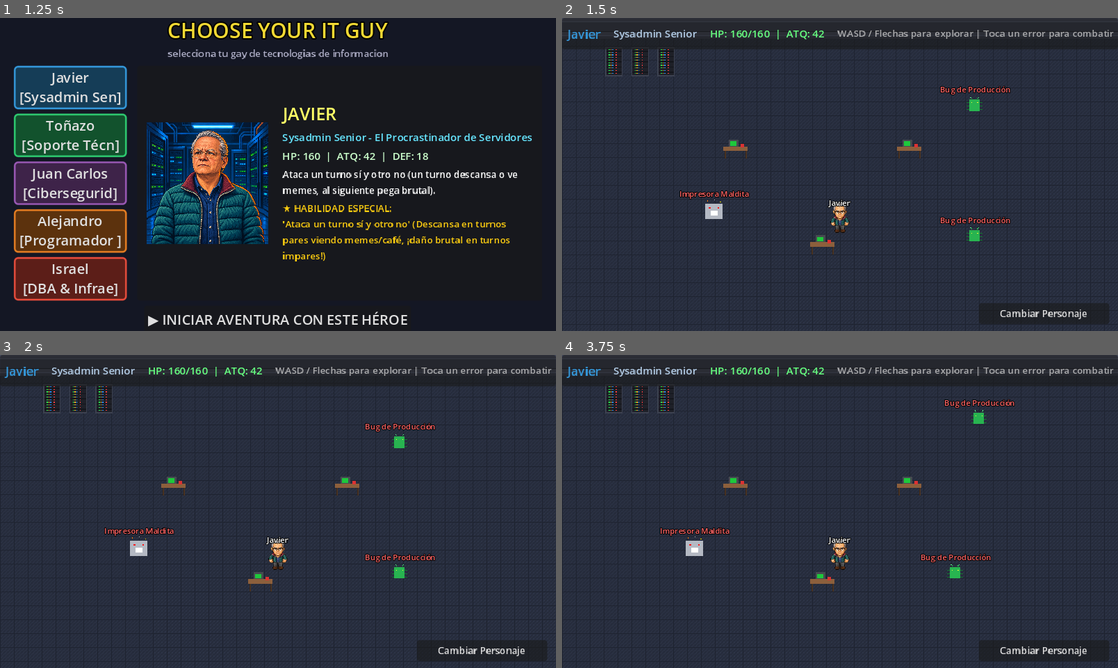
Above: before the commit, frames 1-4 (two rows, left to right).
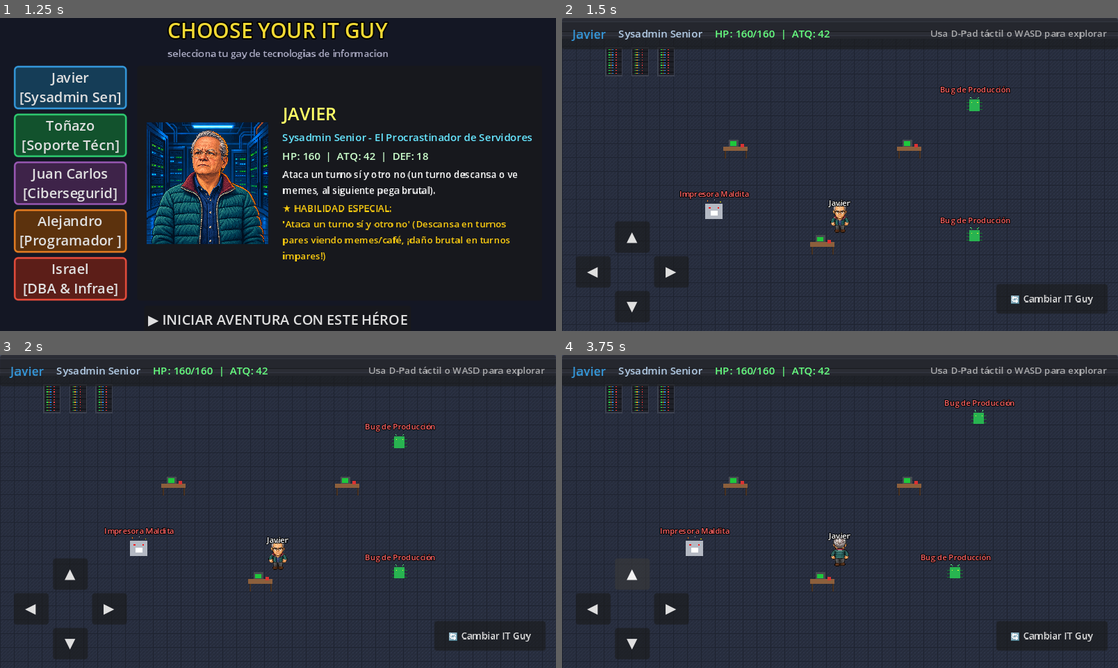
Above: after the commit, the same moments.

Repository: nevalova/it-adventures
Game: Godot game, scene res://scenes/title_screen.tscn
Two runs of this game, one before a commit and one after it. Both use one fixed random seed, a clock stepped at 60 frames per second and the inputs below.
Inputs (mouse positions are in pixels of both pictures, inside the frame that each line leads up to):
- Up to frame 1 (1.25 s): tap Space at 0.5, 0.6 s; move the mouse to (400, 158) at 0.52 s; hold Right (ui_right) from 0.53 s (still down); hold Enter (ui_accept) from 0.53 s (still down); click (400, 158) at 0.67 s
- Up to frame 2 (1.5 s): release Right (ui_right) at 1.25 s; release Enter (ui_accept) at 1.25 s; click "▶ INICIAR AVENTURA CON ESTE H…" at 1.25 s
- Up to frame 3 (2 s): no input
- Up to frame 4 (3.75 s): click "Cambiar Personaje" (after the commit: "🔄 Cambiar IT Guy") at 2 s; click "▶ INICIAR AVENTURA CON ESTE H…" at 2.75 s; click (634, 574) at 3.5 s, where only the run after the commit has a clickable "▲"

Frame 1 is identical in both runs. In frame 2, 2.7% of the frame differs, in the area x 0-100%, y 3-98%; in frame 3, 2.7%; in frame 4, 2.9%.

Commit message:
Add on-screen touch D-Pad and mobile touch support

Diff:
--- a/project.godot
+++ b/project.godot
@@ -23,6 +23,11 @@
 window/stretch/mode="canvas_items"
 window/stretch/aspect="keep"
 
+[input_devices]
+
+pointing/emulate_touch_from_mouse=true
+pointing/emulate_mouse_from_touch=true
+
 [rendering]
 
 renderer/rendering_method="gl_compatibility"
--- a/scenes/overworld.tscn
+++ b/scenes/overworld.tscn
@@ -14,9 +14,6 @@
 [sub_resource type="RectangleShape2D" id="RectangleShape2D_wall_v"]
 size = Vector2(20, 360)
 
-[sub_resource type="RectangleShape2D" id="RectangleShape2D_prop"]
-size = Vector2(28, 20)
-
 [node name="Overworld" type="Node2D"]
 script = ExtResource("1_overworld")
 
@@ -158,21 +155,105 @@
 size_flags_horizontal = 3
 theme_override_colors/font_color = Color(0.8, 0.8, 0.8, 0.8)
 theme_override_font_sizes/font_size = 11
-text = "WASD / Flechas para explorar | Toca un error para combatir"
+text = "Usa D-Pad táctil o WASD para explorar"
 horizontal_alignment = 2
 
-[node name="SwitchBtn" type="Button" parent="CanvasLayer/HUD"]
+[node name="TouchControls" type="Control" parent="CanvasLayer/HUD"]
+layout_mode = 1
+anchors_preset = 15
+anchor_right = 1.0
+anchor_bottom = 1.0
+grow_horizontal = 2
+grow_vertical = 2
+mouse_filter = 2
+
+[node name="DpadBox" type="Control" parent="CanvasLayer/HUD/TouchControls"]
+layout_mode = 1
+anchors_preset = 2
+anchor_top = 1.0
+anchor_bottom = 1.0
+offset_left = 16.0
+offset_top = -126.0
+offset_right = 146.0
+offset_bottom = -10.0
+grow_vertical = 0
+
+[node name="BtnUp" type="Button" parent="CanvasLayer/HUD/TouchControls/DpadBox"]
+layout_mode = 1
+anchors_preset = 5
+anchor_left = 0.5
+anchor_right = 0.5
+offset_left = -20.0
+offset_right = 20.0
+offset_bottom = 36.0
+grow_horizontal = 2
+focus_mode = 0
+theme_override_font_sizes/font_size = 16
+text = "▲"
+
+[node name="BtnDown" type="Button" parent="CanvasLayer/HUD/TouchControls/DpadBox"]
+layout_mode = 1
+anchors_preset = 7
+anchor_left = 0.5
+anchor_top = 1.0
+anchor_right = 0.5
+anchor_bottom = 1.0
+offset_left = -20.0
+offset_top = -36.0
+offset_right = 20.0
+grow_horizontal = 2
+grow_vertical = 0
+focus_mode = 0
+theme_override_font_sizes/font_size = 16
+text = "▼"
+
+[node name="BtnLeft" type="Button" parent="CanvasLayer/HUD/TouchControls/DpadBox"]
+layout_mode = 1
+anchors_preset = 4
+anchor_top = 0.5
+anchor_bottom = 0.5
+offset_top = -18.0
+offset_right = 40.0
+offset_bottom = 18.0
+grow_vertical = 2
+focus_mode = 0
+theme_override_font_sizes/font_size = 16
+text = "◀"
+
+[node name="BtnRight" type="Button" parent="CanvasLayer/HUD/TouchControls/DpadBox"]
+layout_mode = 1
+anchors_preset = 6
+anchor_left = 1.0
+anchor_top = 0.5
+anchor_right = 1.0
+anchor_bottom = 0.5
+offset_left = -40.0
+offset_top = -18.0
+offset_bottom = 18.0
+grow_horizontal = 0
+grow_vertical = 2
+focus_mode = 0
+theme_override_font_sizes/font_size = 16
+text = "▶"
+
+[node name="RightBox" type="VBoxContainer" parent="CanvasLayer/HUD/TouchControls"]
 layout_mode = 1
 anchors_preset = 3
 anchor_left = 1.0
 anchor_top = 1.0
 anchor_right = 1.0
 anchor_bottom = 1.0
-offset_left = -160.0
-offset_top = -32.0
-offset_right = -10.0
-offset_bottom = -8.0
+offset_left = -140.0
+offset_top = -54.0
+offset_right = -12.0
+offset_bottom = -12.0
 grow_horizontal = 0
 grow_vertical = 0
+theme_override_constants/separation = 6
+
+[node name="SwitchBtn" type="Button" parent="CanvasLayer/HUD/TouchControls/RightBox"]
+custom_minimum_size = Vector2(120, 34)
+layout_mode = 2
+focus_mode = 0
 theme_override_font_sizes/font_size = 11
-text = "Cambiar Personaje"
+text = "🔄 Cambiar IT Guy"
--- a/scripts/overworld.gd
+++ b/scripts/overworld.gd
@@ -4,7 +4,13 @@
 @onready var hud_hero_name = $CanvasLayer/HUD/HeroInfo/HeroName
 @onready var hud_hero_role = $CanvasLayer/HUD/HeroInfo/HeroRole
 @onready var hud_stats = $CanvasLayer/HUD/HeroInfo/HeroStats
-@onready var btn_switch = $CanvasLayer/HUD/SwitchBtn
+@onready var btn_switch = $CanvasLayer/HUD/TouchControls/RightBox/SwitchBtn
+
+# Botones táctiles virtuales
+@onready var btn_up = $CanvasLayer/HUD/TouchControls/DpadBox/BtnUp
+@onready var btn_down = $CanvasLayer/HUD/TouchControls/DpadBox/BtnDown
+@onready var btn_left = $CanvasLayer/HUD/TouchControls/DpadBox/BtnLeft
+@onready var btn_right = $CanvasLayer/HUD/TouchControls/DpadBox/BtnRight
 
 func _ready():
 	var leader = GameManager.get_leader_data()
@@ -19,3 +25,16 @@
 	btn_switch.pressed.connect(func():
 		get_tree().change_scene_to_file("res://scenes/character_select.tscn")
 	)
+
+	# Conexión táctil del D-Pad
+	btn_up.button_down.connect(func(): player.dpad_up = true)
+	btn_up.button_up.connect(func(): player.dpad_up = false)
+
+	btn_down.button_down.connect(func(): player.dpad_down = true)
+	btn_down.button_up.connect(func(): player.dpad_down = false)
+
+	btn_left.button_down.connect(func(): player.dpad_left = true)
+	btn_left.button_up.connect(func(): player.dpad_left = false)
+
+	btn_right.button_down.connect(func(): player.dpad_right = true)
+	btn_right.button_up.connect(func(): player.dpad_right = false)
--- a/scripts/player.gd
+++ b/scripts/player.gd
@@ -7,6 +7,12 @@
 var is_moving: bool = false
 var anim_timer: float = 0.0
 var current_row: int = 0
+
+# Controles táctiles móviles
+var dpad_up: bool = false
+var dpad_down: bool = false
+var dpad_left: bool = false
+var dpad_right: bool = false
 
 @onready var sprite = $Sprite2D
 @onready var name_tag = $NameTag
@@ -27,7 +33,7 @@
 	input_vector.x = Input.get_action_strength("ui_right") - Input.get_action_strength("ui_left")
 	input_vector.y = Input.get_action_strength("ui_down") - Input.get_action_strength("ui_up")
 
-	# Compatibilidad directa con WASD y flechas
+	# Compatibilidad con teclado (WASD y flechas)
 	if Input.is_key_pressed(KEY_A) or Input.is_key_pressed(KEY_LEFT):
 		input_vector.x = -1.0
 	elif Input.is_key_pressed(KEY_D) or Input.is_key_pressed(KEY_RIGHT):
@@ -36,6 +42,17 @@
 	if Input.is_key_pressed(KEY_W) or Input.is_key_pressed(KEY_UP):
 		input_vector.y = -1.0
 	elif Input.is_key_pressed(KEY_S) or Input.is_key_pressed(KEY_DOWN):
+		input_vector.y = 1.0
+
+	# Compatibilidad con controles táctiles móviles
+	if dpad_left:
+		input_vector.x = -1.0
+	elif dpad_right:
+		input_vector.x = 1.0
+
+	if dpad_up:
+		input_vector.y = -1.0
+	elif dpad_down:
 		input_vector.y = 1.0
 
 	if input_vector.length() > 0:
@@ -52,7 +69,6 @@
 		velocity = Vector2.ZERO
 		is_moving = false
 		anim_timer = 0.0
-		# Frame 0 de la dirección actual
 		sprite.frame = current_row * 4 + 0
 
 	move_and_slide()
@@ -67,7 +83,7 @@
 	if dir.y > 0.3: dy = 1
 	elif dir.y < -0.3: dy = -1
 
-	# Mapeo visual exacto de las 8 direcciones del tileset (Rotación en sentido horario):
+	# Mapeo visual de 8 direcciones del tileset (Rotación horaria):
 	# Row 0: Sur (Abajo / Frente)
 	# Row 1: Sur-Oeste (Abajo-Izquierda)
 	# Row 2: Oeste (Izquierda)
--- a/scripts/title_screen.gd
+++ b/scripts/title_screen.gd
@@ -9,5 +9,8 @@
 	prompt_label.modulate.a = 0.4 + 0.6 * abs(sin(blink_timer))
 
 func _input(event):
-	if event.is_action_pressed("ui_accept") or (event is InputEventKey and event.pressed and (event.keycode == KEY_SPACE or event.keycode == KEY_ENTER)) or (event is InputEventMouseButton and event.pressed and event.button_index == MOUSE_BUTTON_LEFT):
+	if event.is_action_pressed("ui_accept") \
+	or (event is InputEventKey and event.pressed and (event.keycode == KEY_SPACE or event.keycode == KEY_ENTER)) \
+	or (event is InputEventMouseButton and event.pressed and event.button_index == MOUSE_BUTTON_LEFT) \
+	or (event is InputEventScreenTouch and event.pressed):
 		get_tree().change_scene_to_file("res://scenes/character_select.tscn")
